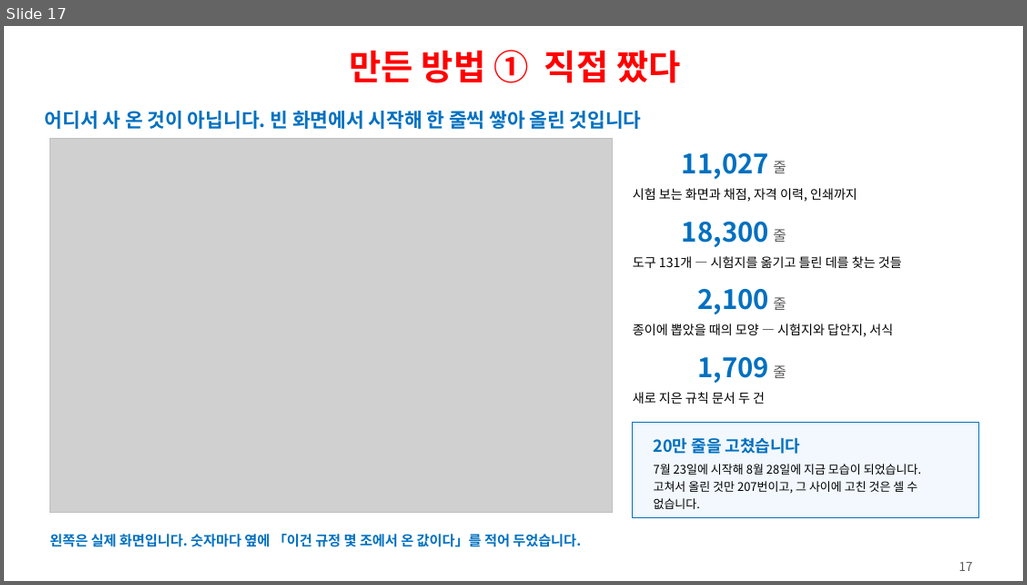
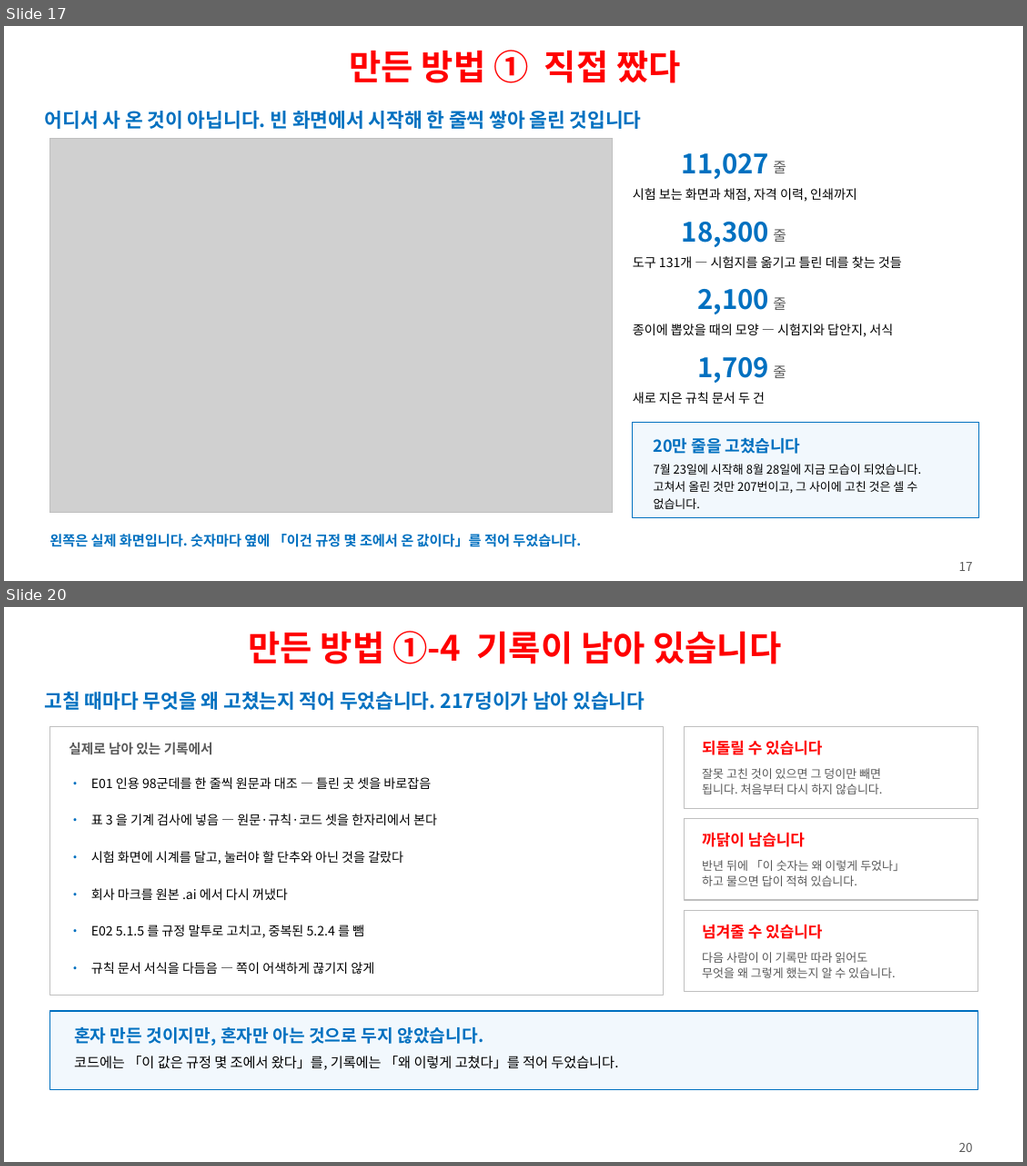
Before and after one commit to ys1277-sys/HIENDT-CBT, a slide deck: docs/발표자료-CBT-2026-08.pptx. Shown one above the other, each under a label of ours: slide 17 before the commit, slides 17 and 20 after it; the slides between them are not shown. The pictures are 1027x585 and 1027x1166 pixels, drawn with LibreOffice and Linux fonts; fonts in the diff are those of the drawing; grey boxes stand for pictures. Boxes give left, top, right and bottom in pixels: in the first picture for what was removed or moved away, otherwise in the second. Text is boxed around its words. In the diff, an @@ line names an element or a change of style, - is before the commit and + after.

```diff
--- a/docs/발표자료-CBT-2026-08.pptx
+++ b/docs/발표자료-CBT-2026-08.pptx
@@ slide 20 added at [4,607,1023,1162], background #FFFFFF @@
@@ text added at [249,631,781,664], 34 pt, text #FF0000, bold @@
+만든 방법 ①-4 기록이 남아 있습니다
@@ text added at [45,692,646,710], 19 pt, text #0070C0, bold @@
+고칠 때마다 무엇을 왜 고쳤는지 적어 두었습니다. 217덩이가 남아 있습니다
@@ rectangle added at [50,727,664,995], fill #FFFFFF, outline #BFBFBF 1 pt @@
@@ text added at [69,742,213,755], 13 pt, text #595959, bold @@
+실제로 남아 있는 기록에서
@@ rectangle added at [685,727,978,808], fill #FFFFFF, outline #BFBFBF 1 pt @@
@@ text added at [702,740,822,755], 15 pt, text #FF0000, bold @@
+되돌릴 수 있습니다
@@ text added at [70,768,89,798], 15 pt, text #0070C0, bold @@
+·
@@ text added at [702,768,882,794], 11.5 pt, text #595959 @@
+잘못 고친 것이 있으면 그 덩이만 빼면
+됩니다. 처음부터 다시 하지 않습니다.
@@ text added at [91,777,431,789], 12.5 pt, text #000000 @@
+E01 인용 98군데를 한 줄씩 원문과 대조 — 틀린 곳 셋을 바로잡음
@@ text added at [70,805,89,835], 15 pt, text #0070C0, bold @@
+·
@@ text added at [91,814,437,825], 12.5 pt, text #000000 @@
+표 3 을 기계 검사에 넣음 — 원문·규칙·코드 셋을 한자리에서 본다
@@ rectangle added at [685,818,978,900], fill #FFFFFF, outline #BFBFBF 1 pt @@
@@ text added at [70,842,89,872], 15 pt, text #0070C0, bold @@
+·
@@ text added at [91,851,403,865], 12.5 pt, text #000000 @@
+시험 화면에 시계를 달고, 눌러야 할 단추와 아닌 것을 갈랐다
@@ text added at [702,832,805,847], 15 pt, text #FF0000, bold @@
+까닭이 남습니다
@@ text added at [70,879,89,909], 15 pt, text #0070C0, bold @@
+·
@@ text added at [702,860,905,886], 11.5 pt, text #595959 @@
+반년 뒤에 「이 숫자는 왜 이렇게 두었나」
+하고 물으면 답이 적혀 있습니다.
@@ text added at [91,888,288,900], 12.5 pt, text #000000 @@
+회사 마크를 원본 .ai 에서 다시 꺼냈다
@@ text added at [70,916,89,946], 15 pt, text #0070C0, bold @@
+·
@@ text added at [91,925,364,938], 12.5 pt, text #000000 @@
+E02 5.1.5 를 규정 말투로 고치고, 중복된 5.2.4 를 뺌
@@ rectangle added at [685,910,978,992], fill #FFFFFF, outline #BFBFBF 1 pt @@
@@ text added at [702,924,822,939], 15 pt, text #FF0000, bold @@
+넘겨줄 수 있습니다
@@ text added at [70,953,89,983], 15 pt, text #0070C0, bold @@
+·
@@ text added at [702,952,896,978], 11.5 pt, text #595959 @@
+다음 사람이 이 기록만 따라 읽어도
+무엇을 왜 그렇게 했는지 알 수 있습니다.
@@ text added at [91,962,374,974], 12.5 pt, text #000000 @@
+규칙 문서 서식을 다듬음 — 쪽이 어색하게 끊기지 않게
@@ rectangle added at [50,1011,978,1089], fill #F2F8FD, outline #0070C0 1 pt @@
@@ text added at [74,1027,484,1046], 17 pt, text #0070C0, bold @@
+혼자 만든 것이지만, 혼자만 아는 것으로 두지 않았습니다.
@@ text added at [74,1056,618,1070], 13.5 pt, text #000000 @@
+코드에는 「이 값은 규정 몇 조에서 왔다」를, 기록에는 「왜 이렇게 고쳤다」를 적어 두었습니다.
@@ text added at [960,1143,973,1152], 12 pt, text #595959 @@
+20
```
Also in this commit, not shown: 13 slides changed, 1 other slide added, 1 other file.
